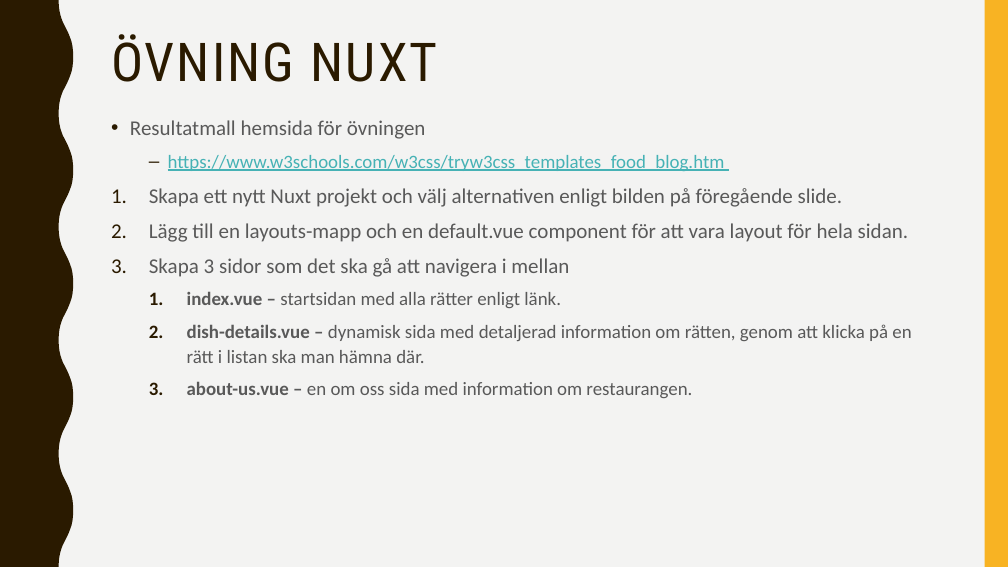
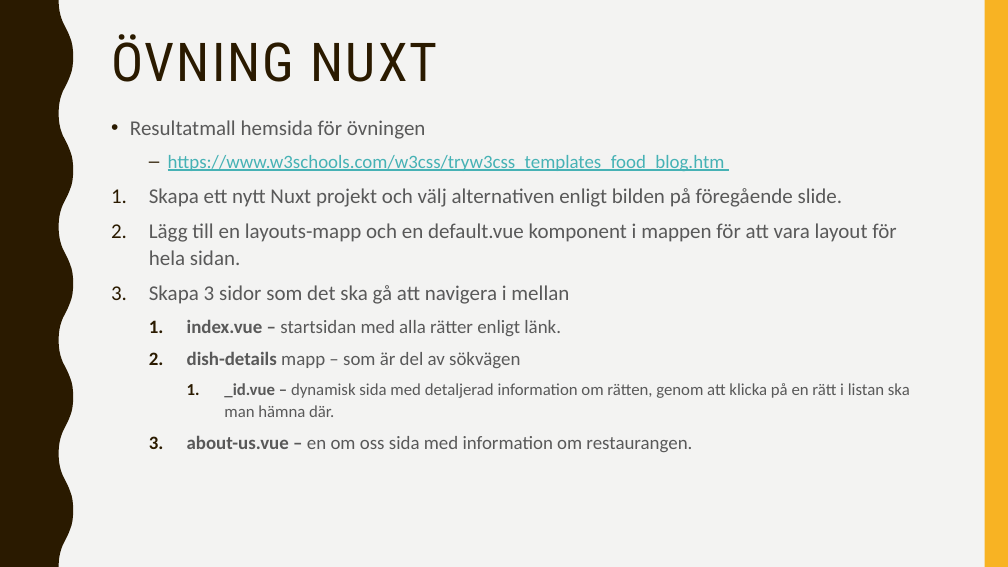
Before and after one commit to abbjetmus/programmering, a slide deck: slide 8 of Blogg-Projektet/Bygga-Blogg.pptx. Drawn at 1008x567 pixels with LibreOffice and Linux fonts; fonts in the diff are those of the drawing. Boxes give left, top, right and bottom in pixels: in the first picture for what was removed or moved away, otherwise in the second. Text is boxed around its words. In the diff, an @@ line names an element or a change of style, - is before the commit and + after.

Commit message:
latest

```diff
--- a/Blogg-Projektet/Bygga-Blogg.pptx
+++ b/Blogg-Projektet/Bygga-Blogg.pptx
@@ text at <box>149,223,896,265</box>: text changed @@
-2. Lägg till en layouts-mapp och en default.vue component för att vara layout för hela sidan.
+2. Lägg till en layouts-mapp och en default.vue komponent i mappen för att vara layout för hela sidan.
@@ text at <box>187,351,910,417</box>: text changed; size 18 to 16 pt @@
-  2. dish-details.vue – dynamisk sida med detaljerad information om rätten, genom att klicka på en rätt i listan ska man hämna där.
+  2. dish-details mapp – som är del av sökvägen
+    1. _id.vue – dynamisk sida med detaljerad information om rätten, genom att klicka på en rätt i listan ska man hämna där.
```
Also in this commit, not shown: 3 other slides changed.
